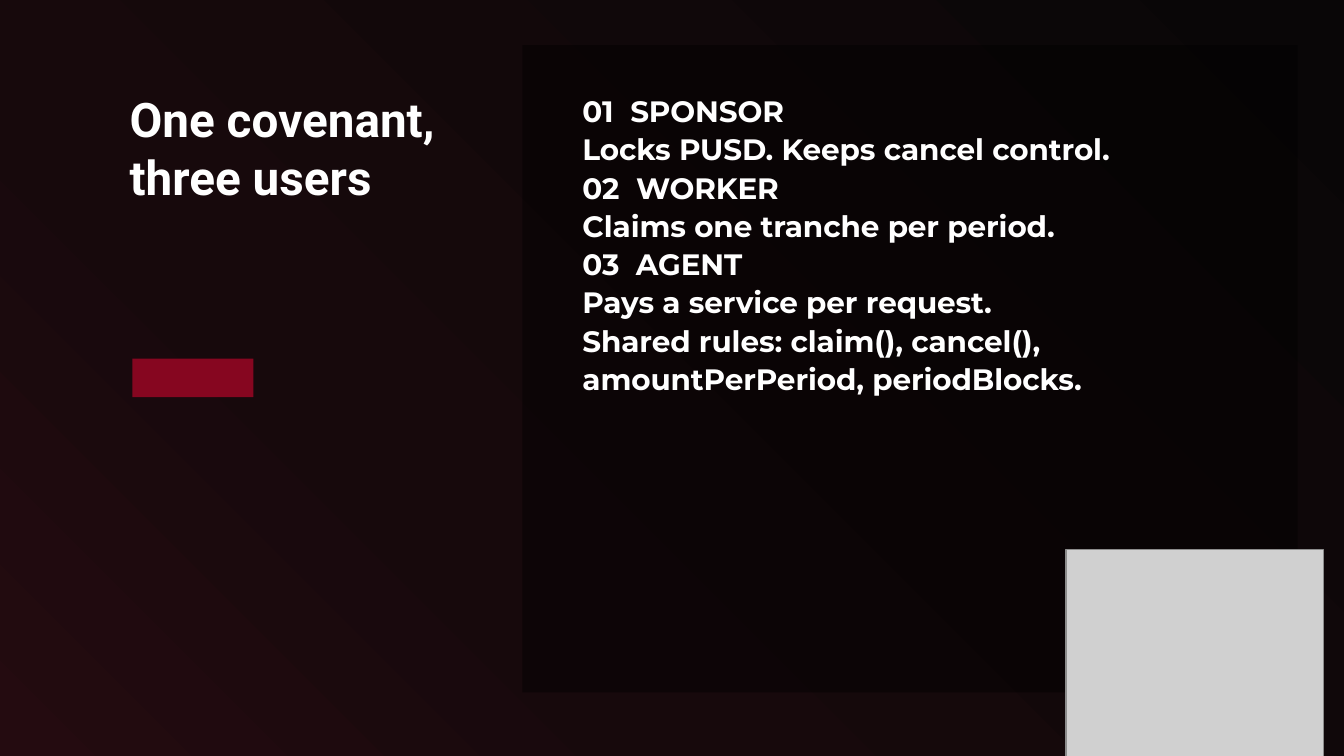
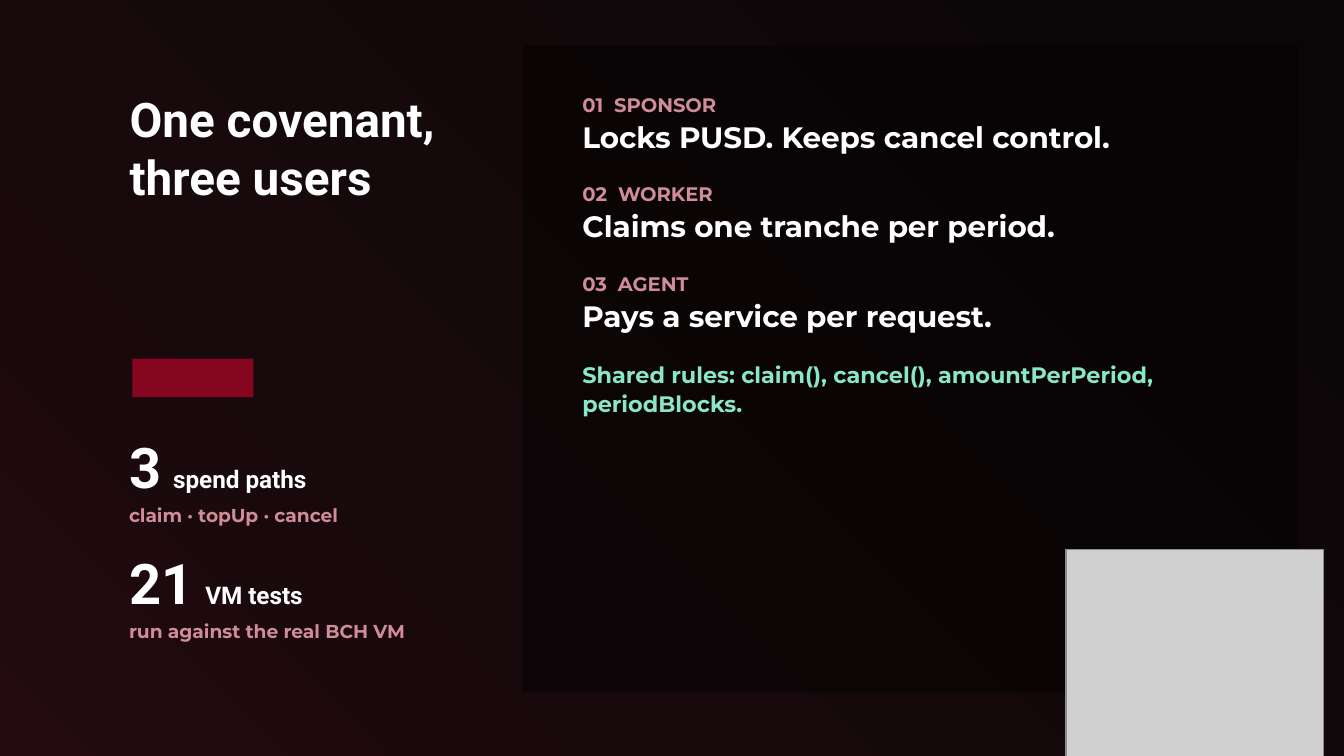
Before and after one commit to juangh123/streamvault.cash, a slide deck: slide 4 of docs/deck/StreamVault-BCH-Blaze-2026-Submission.pptx. Drawn at 1344x756 pixels with LibreOffice and Linux fonts; fonts in the diff are those of the drawing; grey boxes stand for pictures. Boxes give left, top, right and bottom in pixels: in the first picture for what was removed or moved away, otherwise in the second. Text is boxed around its words. In the diff, an @@ line names an element or a change of style, - is before the commit and + after.

```diff
--- a/docs/deck/StreamVault-BCH-Blaze-2026-Submission.pptx
+++ b/docs/deck/StreamVault-BCH-Blaze-2026-Submission.pptx
@@ text "01 SPONSOR Locks PUSD. Keeps ..." at [582,98,1153,417]: size 15.8 to 10.5 pt, text colour #FFFFFF to #D08C98 in "01 SPONSOR", "02 WORKER", "03 AGENT"; size 15.8 to 12 pt, text colour #FFFFFF to #8AE6C6 in "Shared rules: claim(), cancel(), amountPerPeriod, periodBloc ..."; more space between paragraphs @@
@@ text added at [129,447,404,642], 10 pt, text #D08C98, bold @@
+3 spend paths
+claim · topUp · cancel
+21 VM tests
+run against the real BCH VM
```
Also in this commit, not shown: 4 other slides changed, 4 other files.
